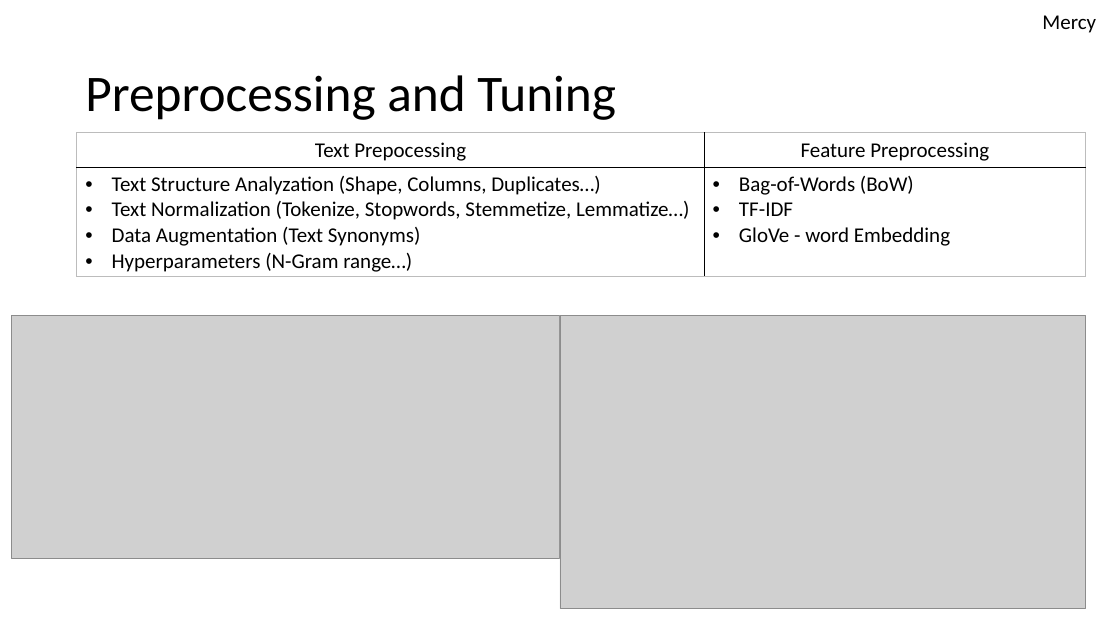
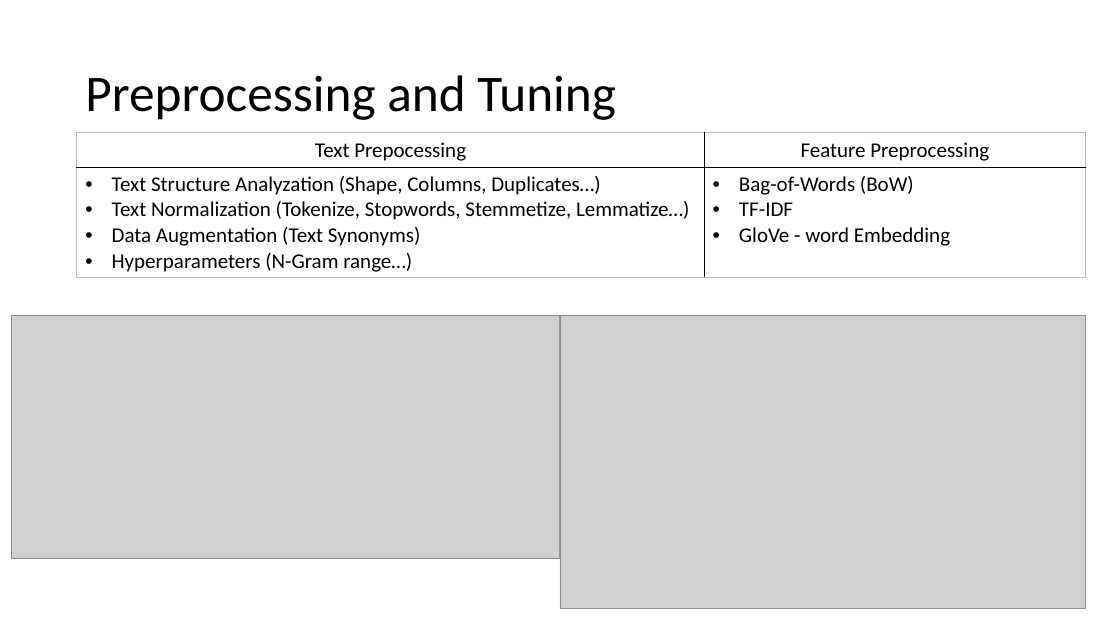
Before and after one commit to JeanDenisD/project-nlp-challenge, a slide deck: slide 5 of g2_presentation.pptx (slide 4 before the commit). Drawn at 1120x630 pixels with LibreOffice and Linux fonts; fonts in the diff are those of the drawing; grey boxes stand for pictures. Boxes give left, top, right and bottom in pixels: in the first picture for what was removed or moved away, otherwise in the second. Text is boxed around its words. In the diff, an @@ line names an element or a change of style, - is before the commit and + after.

```diff
--- a/g2_presentation.pptx
+++ b/g2_presentation.pptx
@@ text removed at box(1042, 15, 1096, 33) @@
-Mercy
```
Also in this commit, not shown: 5 other slides changed, 1 slide added, 3 slides removed.
